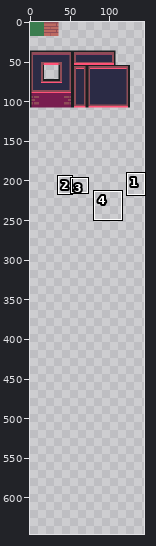
Edited in one commit: sprite sheet (assets/images/tileset-extruded.png). The picture above shows the old version from afar; the outline marks the close-up.
Close-up. The starting point:
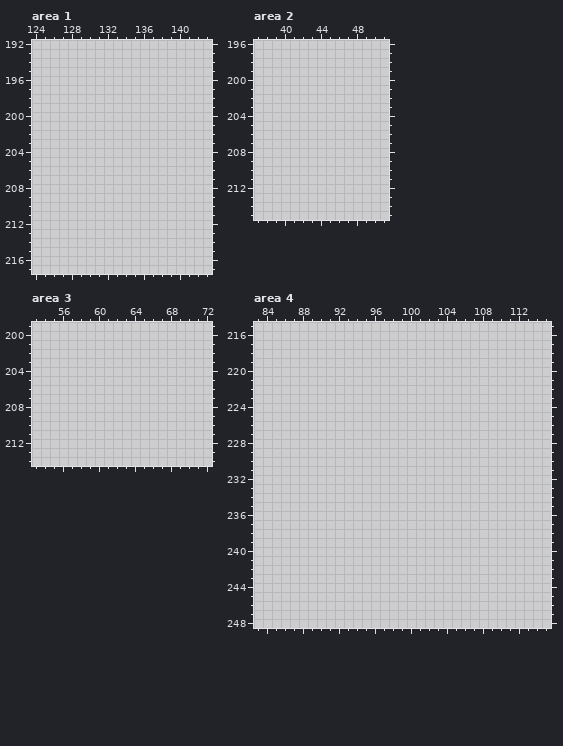
The file is 144x288 pixels. Shown: area 1: x 124..143, y 192..217; area 2: x 37..51, y 196..215; area 3: x 53..72, y 199..214; area 4: x 83..115, y 215..248. The old version is drawn lined up with the new one, on the new canvas. The wide view leaves out empty margins. The commit also changed other parts of the picture, which this record leaves out.
After:
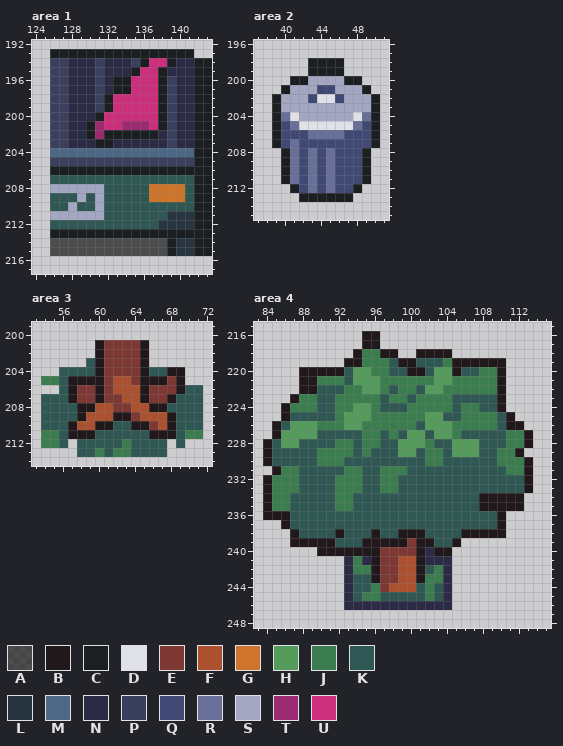
Palette (. is transparent): A #000000a1  B #21181b  C #1b1f21  D #dfe0e8  E #7d3833  F #ab5130  G #cf752b  H #549b5c  J #3b7d4f  K #2f5753  L #283540  M #4c6885  N #2b2b45  P #3a3f5e  Q #404973  R #686f99  S #a3a7c2  T #9c2a70  U #cc2f7b
What changed:
canvas 144x288 -> 144x648
--- area 1
@@ x 124..143 @@
 192 ....................
-193 ....................
-194 ....................
-195 ....................
-196 ....................
-197 ....................
-198 ....................
-199 ....................
-200 ....................
-201 ....................
-202 ....................
-203 ....................
-204 ....................
-205 ....................
-206 ....................
-207 ....................
-208 ....................
-209 ....................
-210 ....................
-211 ....................
-212 ....................
-213 ....................
-214 ....................
-215 ....................
+193 ..CCCCCCCCCCCCCCCC..
+194 ..PPNNNPNNNPCUUCNNCC
+195 ..PPNNNPNNNCUUCNNNCC
+196 ..PPNNNPNCCUUUCPNNCC
+197 ..PPNNNPNCCUUUCPNNCC
+198 ..PPNNNPCUUUUUCPNNCC
+199 ..PPNNNPCUUUUUCPNNCC
+200 ..PPNNNCUUUUUUCPNNCC
+201 ..PPNNCTUUTTTUCPNNCC
+202 ..PPNNCTCCCCCCNPNNCC
+203 ..PPNNNCCNNNNNNPNNCC
+204 ..MMMMMMMMMMMMMMMMCC
+205 ..PPPPPPPPPPPPPPPPCC
+206 ..CCCCCCCCCCCCCCCCCC
+207 ..KKKKKKKKKKKKKKKKCC
+208 ..SSSSSSKKKKKGGGGKCC
+209 ..KKKSKSKKKKKGGGGKCC
+210 ..KKSKKSKKKKKKKKKKCC
+211 ..SSSSSSKKKKKKKLLLCC
+212 ..KKKKKKKKKKKKLLLLCC
+213 ..CCCCCCCCCCCCCCCCCC
+214 ..AAAAAAAAAAAAACLLCC
+215 ..AAAAAAAAAAAAACLLCC
 216 ....................
--- area 2
@@ x 37..51 @@
 197 ...............
-198 ...............
-199 ...............
-200 ...............
-201 ...............
-202 ...............
-203 ...............
-204 ...............
-205 ...............
-206 ...............
-207 ...............
-208 ...............
-209 ...............
-210 ...............
-211 ...............
-212 ...............
-213 ...............
+198 ......CCCC.....
+199 ......CCCC.....
+200 ....CCSSSSCC...
+201 ...CSSSQQSSSC..
+202 ..CSSSQDDQSSSC.
+203 ..CSSSSSSSSSSC.
+204 ..CRDSSSSSSDRC.
+205 ..CQRDDDDDDRQC.
+206 ..CQQQRRRRQQQC.
+207 ..CQRQQQQQQQQC.
+208 ...CRQRQRQQQC..
+209 ...CRQRQRQQQC..
+210 ...CRQRQRQQQC..
+211 ...CRQRQRQQQC..
+212 ....CQRQRQQC...
+213 .....CCCCCC....
 214 ...............
--- area 3
@@ x 53..72 @@
 200 ....................
-201 ....................
-202 ....................
-203 ....................
-204 ....................
-205 ....................
-206 ....................
-207 ....................
-208 ....................
-209 ....................
-210 ....................
-211 ....................
-212 ....................
-213 ....................
+201 .......BEEEEB.......
+202 .......BEEEEB.......
+203 ......KBEEEEB.......
+204 ...KKKKBEEEEBKKBB...
+205 .JJKBBBBEFFEBBBEB...
+206 ...KBEEBEFFFBEEEBKK.
+207 .KKKBEEBEEFFBEEBKKK.
+208 .KKKKBBFFEEFFBBKKKK.
+209 .KKKKBFFFBBEFFFBKKK.
+210 .KKKBFFBBKKBBEFBKKK.
+211 .JJKBBBKKKKKKBBBKJJ.
+212 .JJK.KKKKKJKKKK.K...
+213 .....KKJKJJKKKK.....
 214 ....................
--- area 4
@@ x 83..115 @@
 215 .................................
-216 .................................
-217 .................................
-218 .................................
-219 .................................
-220 .................................
-221 .................................
-222 .................................
-223 .................................
-224 .................................
-225 .................................
-226 .................................
-227 .................................
-228 .................................
-229 .................................
-230 .................................
-231 .................................
-232 .................................
-233 .................................
-234 .................................
-235 .................................
-236 .................................
-237 .................................
-238 .................................
-239 .................................
-240 .................................
-241 .................................
-242 .................................
-243 .................................
-244 .................................
-245 .................................
-246 .................................
+216 ............BB...................
+217 ............BB...................
+218 ...........BJJBB..BBBB...........
+219 ..........BBJJJKBBKKKJBBBBBB.....
+220 .....BBBBBKHHJJKKBBKHHBKKJJB.....
+221 .....BBJJJKHHHJJJJJJHHJJJJJB.....
+222 .....BBKKKJJHHJKJJKHHJJJJJJB.....
+223 ....BJJKKJJJJJKJJKJJJJKKKKKB.....
+224 ...BJJJKKJJHHJKKKJJJJJKJJKKB.....
+225 ...BKKKKKJHHHJJJJJJHHKKJJJJKB....
+226 ..BKHHHJJJHHJJJJJJKHHHJJJJJKBB...
+227 ..BHHHHKKKKKJJKJKHHKHHJKKKKKJJB..
+228 .BKHHKKKKJJKJJKKHHHJKKHHHKKKJJB..
+229 .BKKKKKJJJJKJKKKHHKJJKHHHKKJJB...
+230 .BKKKKKJJJKKKKKKKKKJJKKKKKKJJJB..
+231 ..BJJKKKKKJJKKJJJKKKKKKKKKKKJJB..
+232 .BJJJKKKKJJJKKJJKKKKKKKKKKKKKKB..
+233 .BJJJKKKKJJJKKJJKKKKKKKKKKKKKKB..
+234 .BJJKKKKKJJKKKKKKKKKKKKKKBBBBB...
+235 .BJJKKKKKJJKKKKKKKKKKKKKKBBBBB...
+236 .BBBKKKKKKKKKKKKKKKKKKKKKKKB.....
+237 ...BKKKKKKKKKKKKKKKKKKKKKKKB.....
+238 ....BKKKKBKKKBKKBBBKKKKBBBBB.....
+239 ....BBBBBKKKBBBBBEBBKKB..........
+240 .......BBBBBBBEEEEBNBB...........
+241 ..........NJNBEEFFBNNN...........
+242 ..........NJJBEEFFBKJN...........
+243 ..........NKKBEEFFBJJN...........
+244 ..........NKKJEFFFKJKN...........
+245 ..........NKJJKKKKKJKN...........
+246 ..........NNNNNNNNNNNN...........
 247 .................................
Boxes around the changes in both close-ups, in picture pixels (x1, y1, x2, y2):
added: (50, 49, 212, 256)
added: (272, 58, 380, 202)
added: (41, 340, 203, 457)
added: (263, 331, 533, 610)
